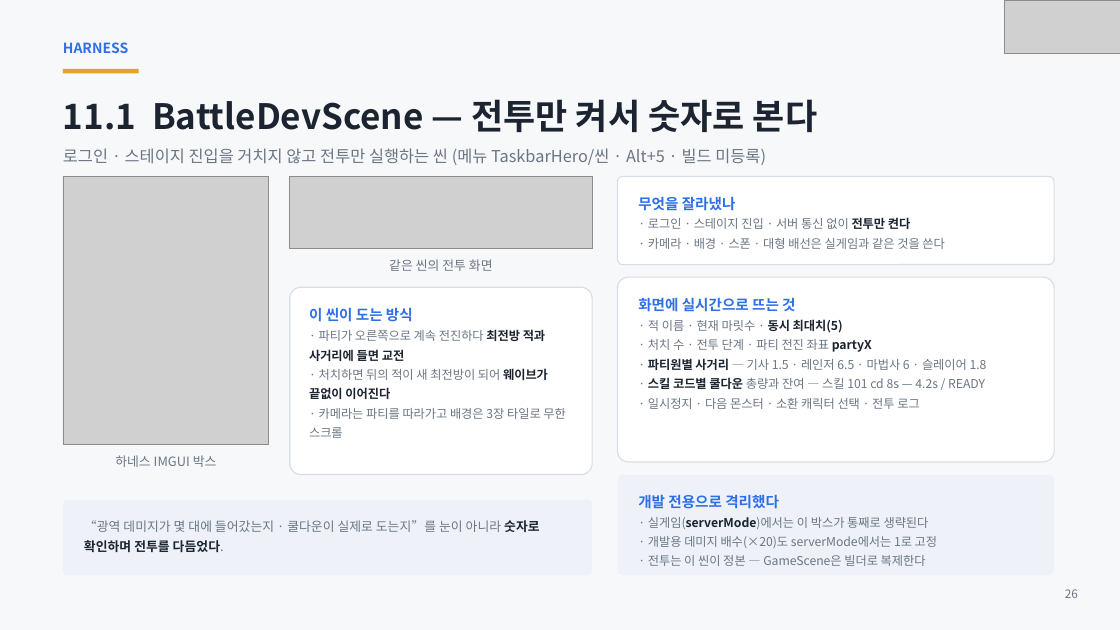
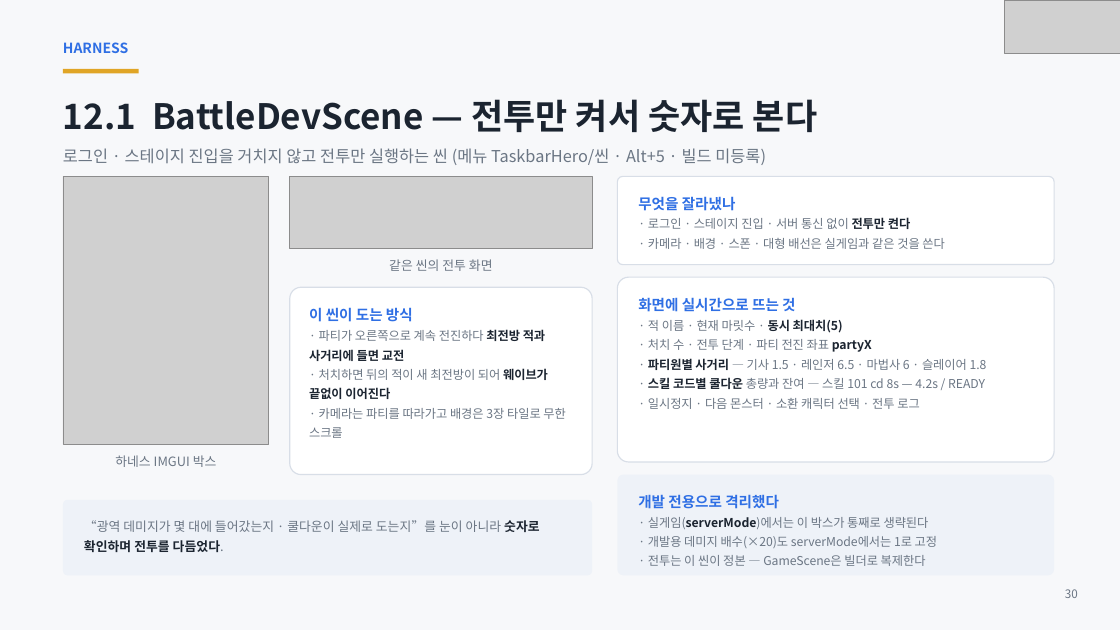
Before and after one commit to ks-wook/com2us-taskbar-hero, a slide deck: slide 30 of docs/com2us-taskbar-hero-발표자료.pptx (slide 26 before the commit). Drawn at 1120x630 pixels with LibreOffice and Linux fonts; fonts in the diff are those of the drawing; grey boxes stand for pictures. Boxes give left, top, right and bottom in pixels: in the first picture for what was removed or moved away, otherwise in the second. Text is boxed around its words. In the diff, an @@ line names an element or a change of style, - is before the commit and + after.

```diff
--- a/docs/com2us-taskbar-hero-발표자료.pptx
+++ b/docs/com2us-taskbar-hero-발표자료.pptx
@@ text at [63,99,817,132]: text changed @@
-11.1 BattleDevScene — 전투만 켜서 숫자로 본다
+12.1 BattleDevScene — 전투만 켜서 숫자로 본다
@@ text at [1065,589,1078,598]: text changed @@
-26
+30
```
Also in this commit, not shown: 29 other slides changed, 4 slides added, 9 other files.
